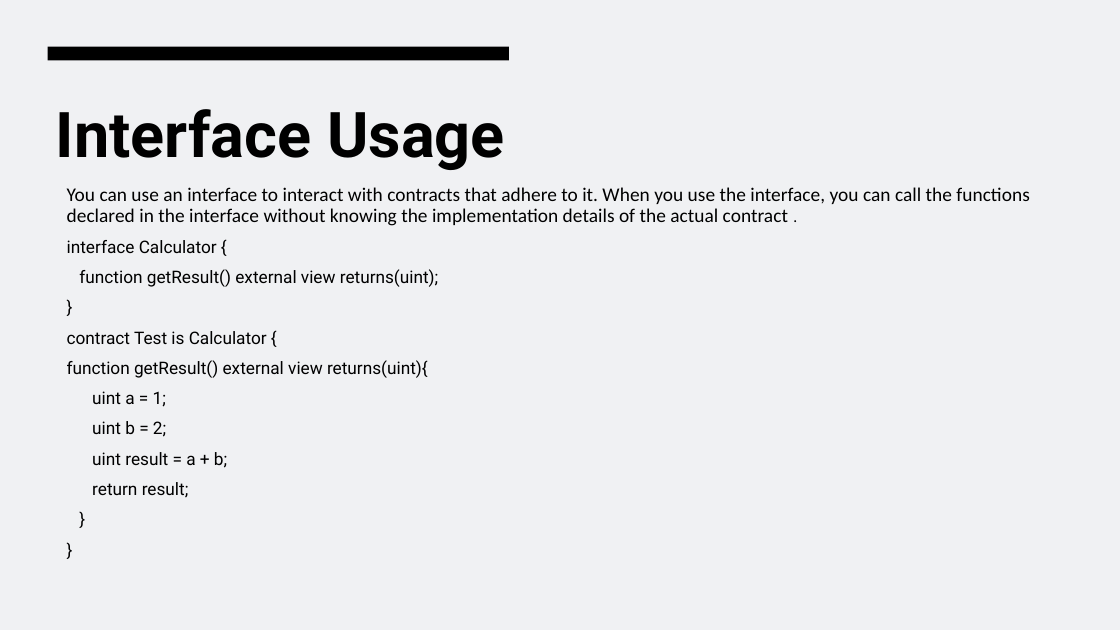
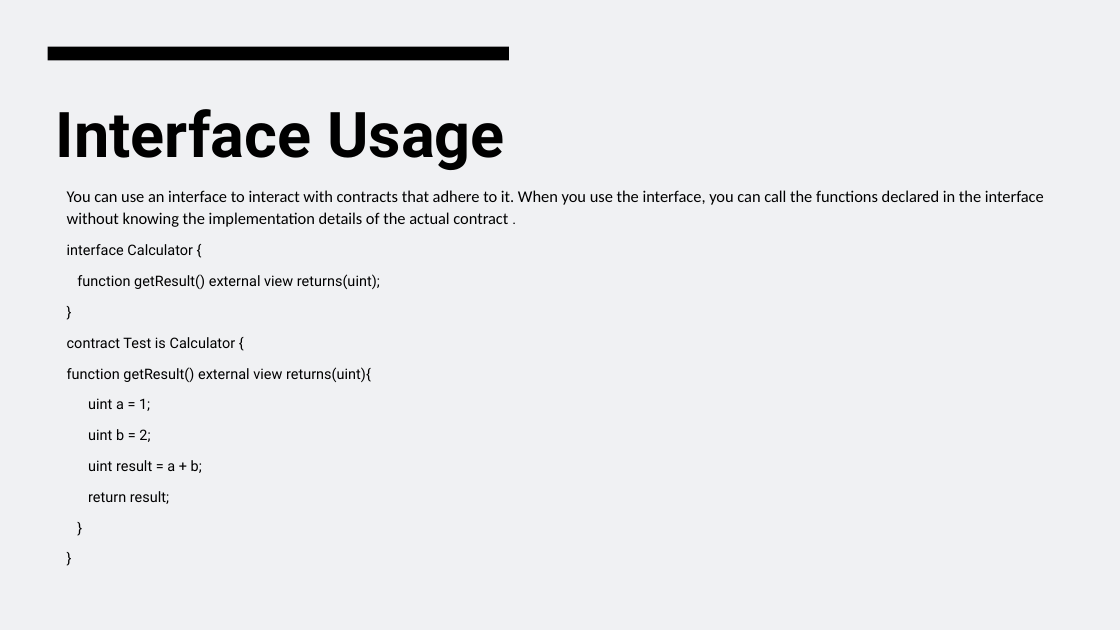
Before and after one commit to EngAbdalrhman/Material, a slide deck: slide 55 of Blockchain Lec 2.pptx. Drawn at 1120x630 pixels with LibreOffice and Linux fonts; fonts in the diff are those of the drawing. Boxes give left, top, right and bottom in pixels: in the first picture for what was removed or moved away, otherwise in the second. Text is boxed around its words. In the diff, an @@ line names an element or a change of style, - is before the commit and + after.

```diff
--- a/Blockchain Lec 2.pptx
+++ b/Blockchain Lec 2.pptx
@@ text "You can use an interface ..." at [67,190,1044,504]: size 16.6 to 14 pt in "You can use an interface to interact ..."; size 14.8 to 12.5 pt in ".", "interface Calculator {", "function getResult() external view returns(uint);", "}" and 8 more places; line spacing 0.9 to 1.1 @@
```
Also in this commit, not shown: 47 other slides changed, 1 other file.
